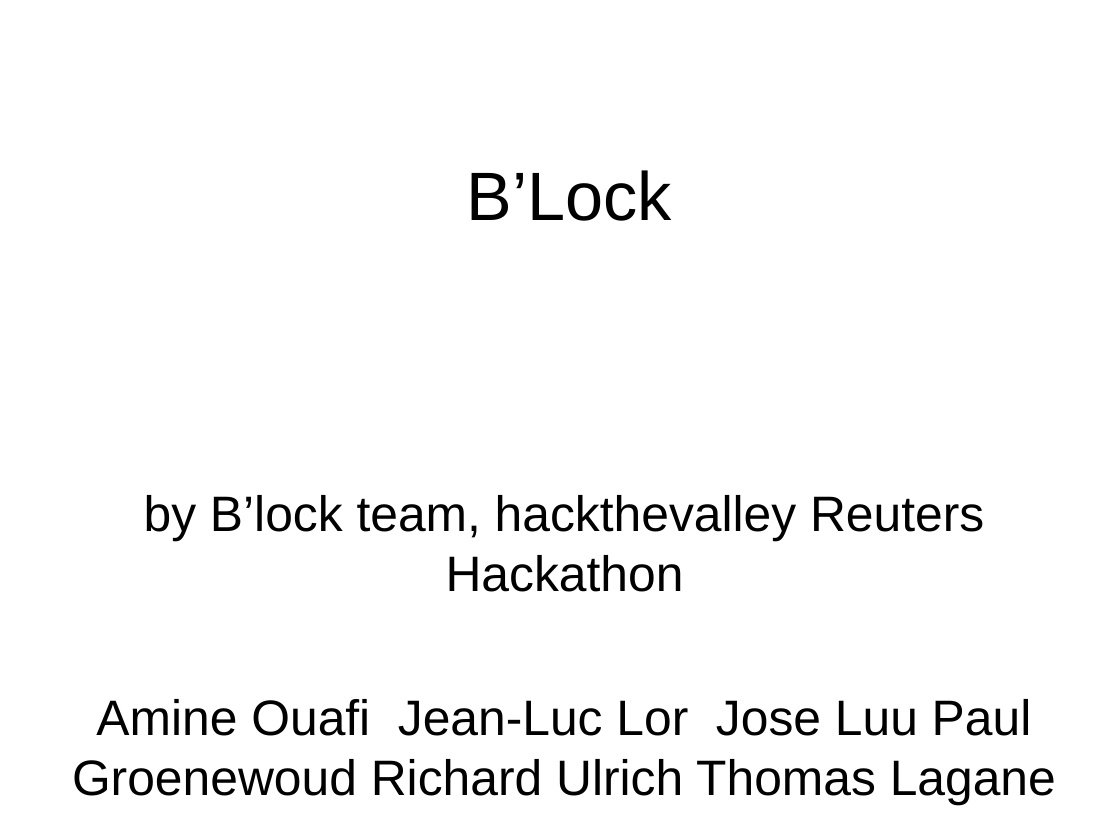
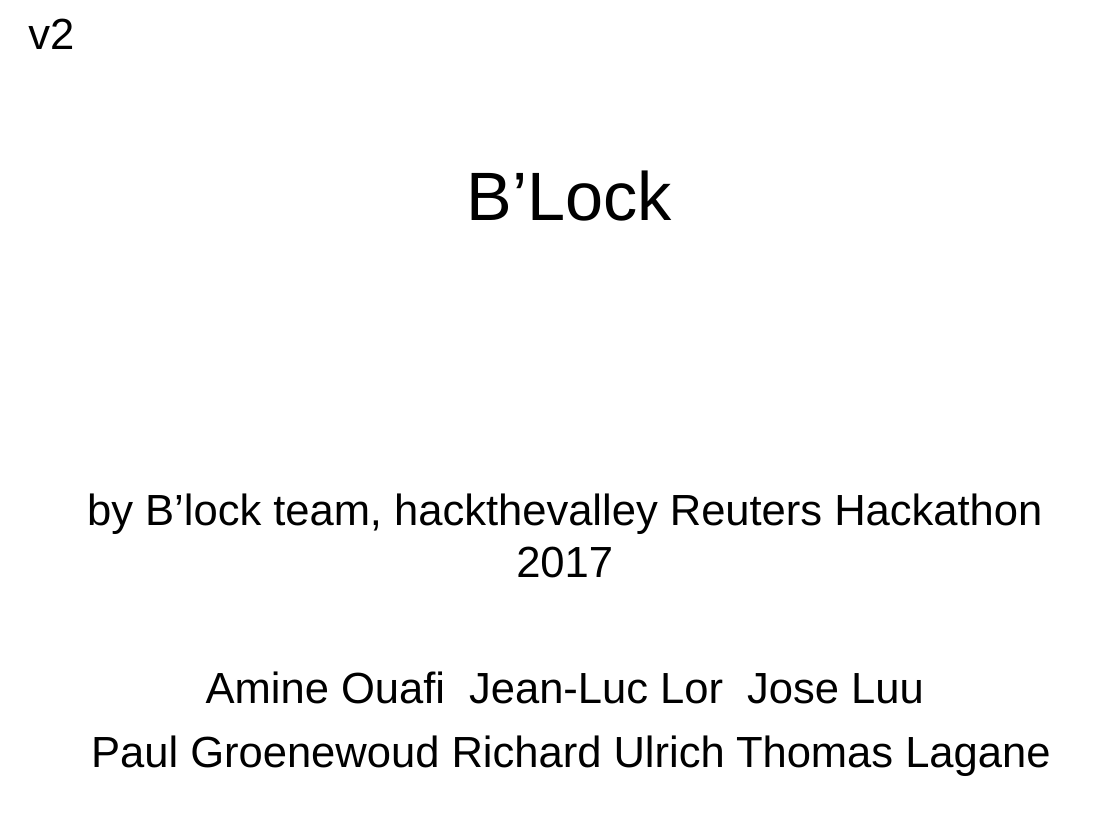
Before and after one commit to blockTeamhackathon/documents, a slide deck: slide 1 of B’Lock.ppt. Drawn at 1120x840 pixels with LibreOffice and Linux fonts; fonts in the diff are those of the drawing. Boxes give left, top, right and bottom in pixels: in the first picture for what was removed or moved away, otherwise in the second. Text is boxed around its words. In the diff, an @@ line names an element or a change of style, - is before the commit and + after.

```diff
--- a/B’Lock.ppt
+++ b/B’Lock.ppt
@@ text added at (28,18,74,49), 28 pt, text #000000 @@
+v2
@@ subtitle at (87,493,1050,776): text changed; size 32 to 28 pt @@
-by B’lock team, hackthevalley Reuters Hackathon
-Amine Ouafi Jean-Luc Lor Jose Luu Paul Groenewoud Richard Ulrich Thomas Lagane
+by B’lock team, hackthevalley Reuters Hackathon 2017
+Amine Ouafi Jean-Luc Lor Jose Luu
+Paul Groenewoud Richard Ulrich Thomas Lagane
```
Also in this commit, not shown: 3 other slides changed, 5 slides added.
